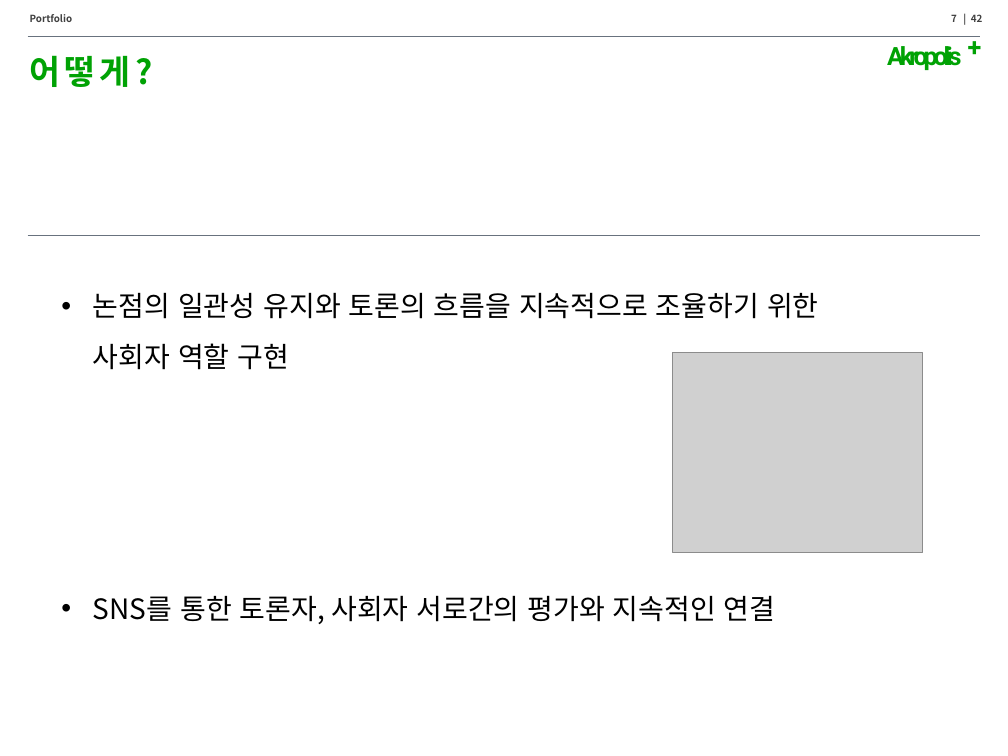
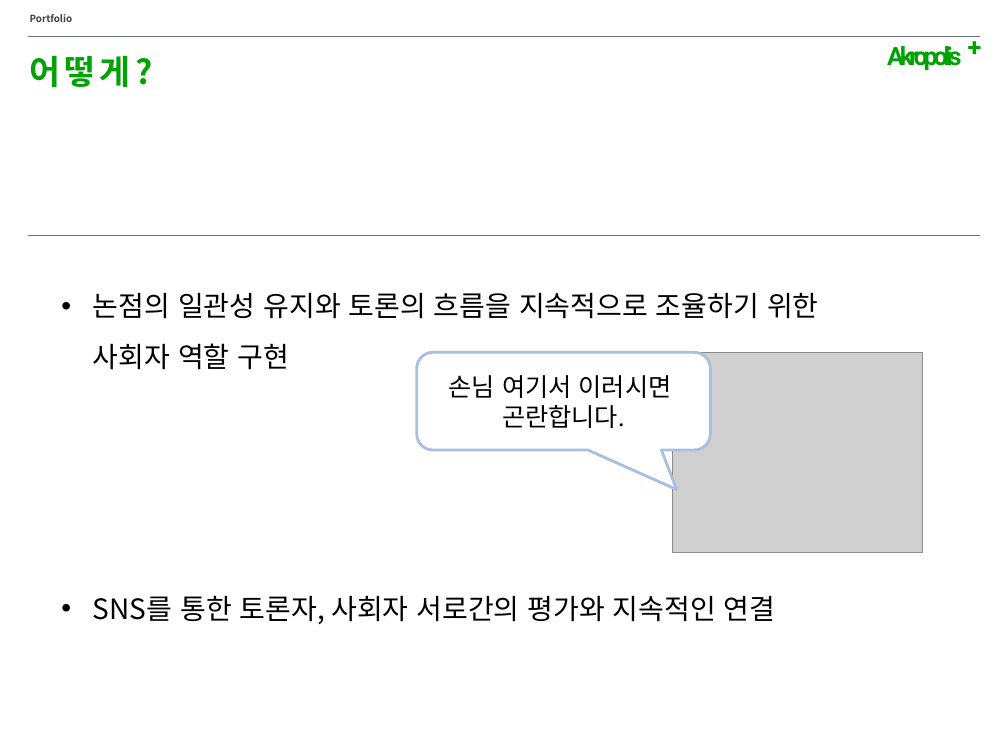
Before and after one commit to Song-InSeok/Akropolis, a slide deck: slide 7 of document/Mid_Presentation_templet.pptx. Drawn at 1008x756 pixels with LibreOffice and Linux fonts; fonts in the diff are those of the drawing; grey boxes stand for pictures. Boxes give left, top, right and bottom in pixels: in the first picture for what was removed or moved away, otherwise in the second. Text is boxed around its words. In the diff, an @@ line names an element or a change of style, - is before the commit and + after.

```diff
--- a/document/Mid_Presentation_templet.pptx
+++ b/document/Mid_Presentation_templet.pptx
@@ page number removed at [951, 14, 983, 22] @@
-7 | 42
@@ rounded speech box added at [416, 353, 710, 451], fill #FFFFFF, outline #A8BFDF 2 pt, 18 pt, text #000000 @@
+손님 여기서 이러시면
+곤란합니다.
```
Also in this commit, not shown: 13 other slides changed, 7 slides added, 1 slide removed, 5 other files.
